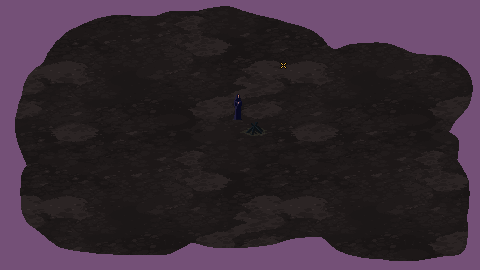
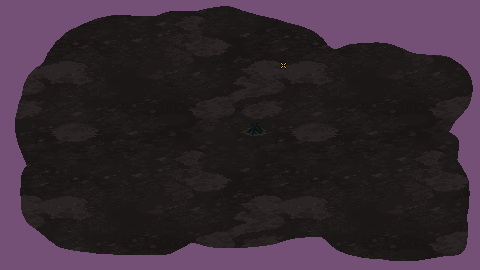
Before/after of a (480, 270) layered artwork. What changed in the layer stack:
hid "Layer 3" over [left=233, top=94, right=242, bottom=120]
